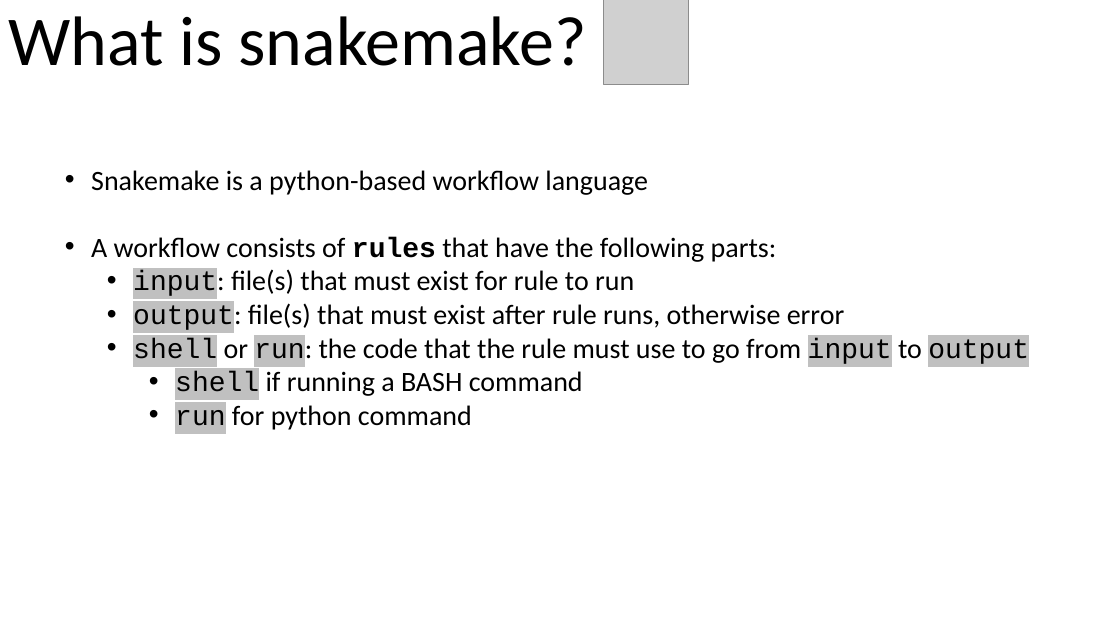
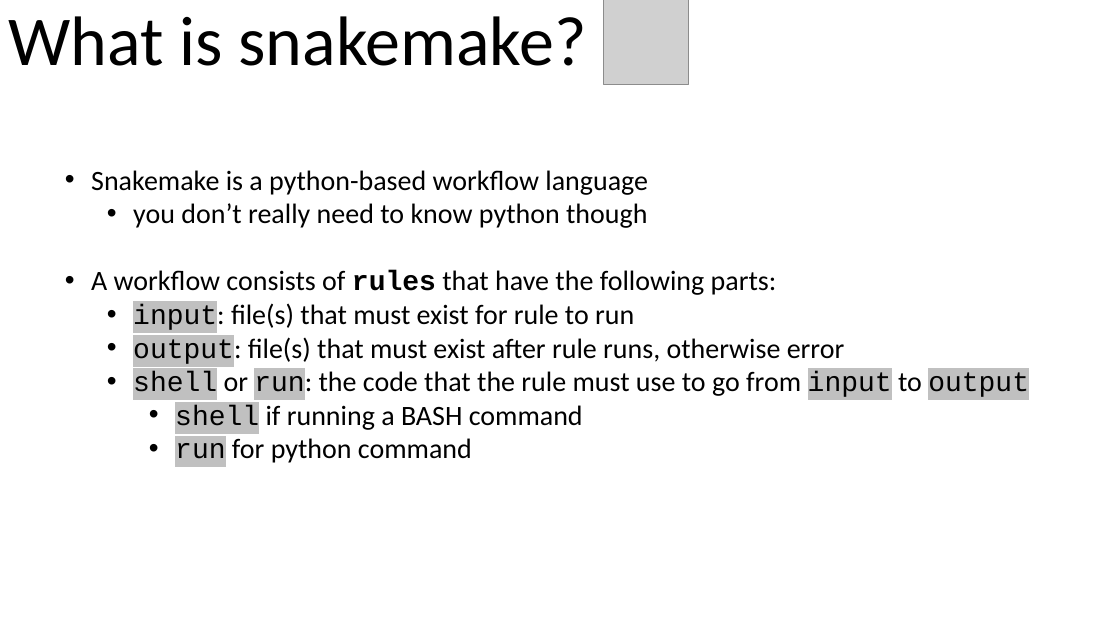
Before and after one commit to brian-arnold/intro_compbio_workflows_2024, a slide deck: slide 2 of part2_snakemake/snakemake.pptx. Drawn at 1120x630 pixels with LibreOffice and Linux fonts; fonts in the diff are those of the drawing; grey boxes stand for pictures. Boxes give left, top, right and bottom in pixels: in the first picture for what was removed or moved away, otherwise in the second. Text is boxed around its words. In the diff, an @@ line names an element or a change of style, - is before the commit and + after.

```diff
--- a/part2_snakemake/snakemake.pptx
+++ b/part2_snakemake/snakemake.pptx
@@ text at (133, 203, 647, 228): paragraph added @@
+  • you don’t really need to know python though
```
Also in this commit, not shown: 4 other files.
